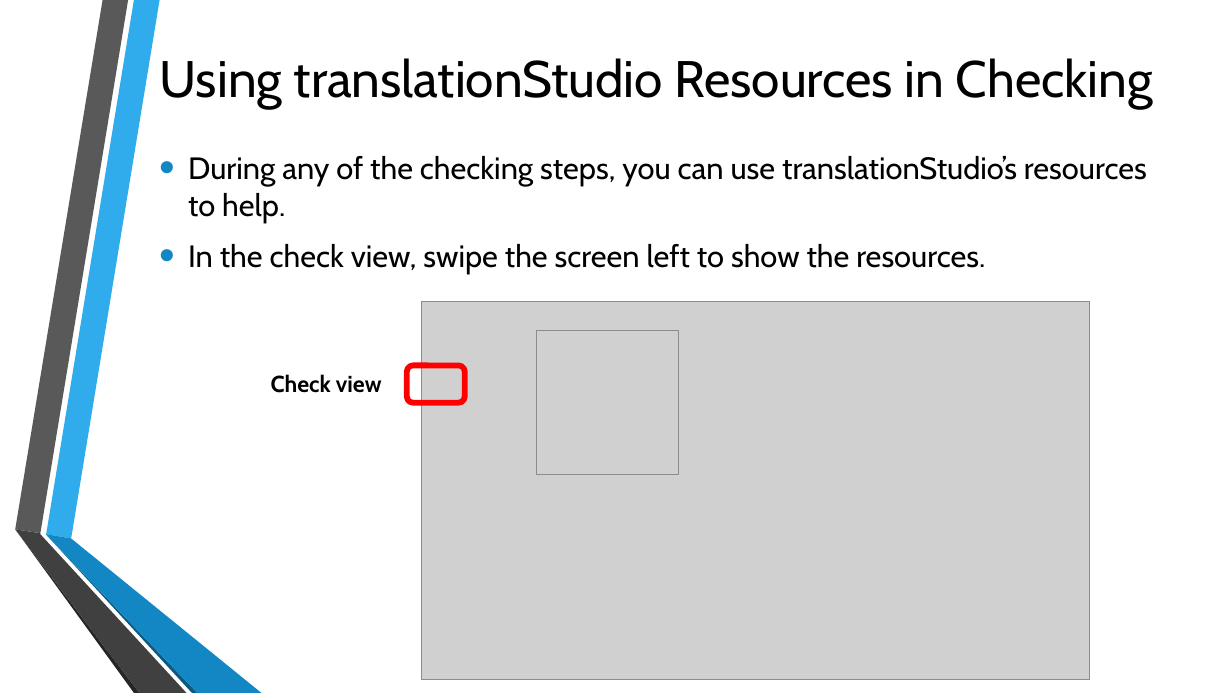
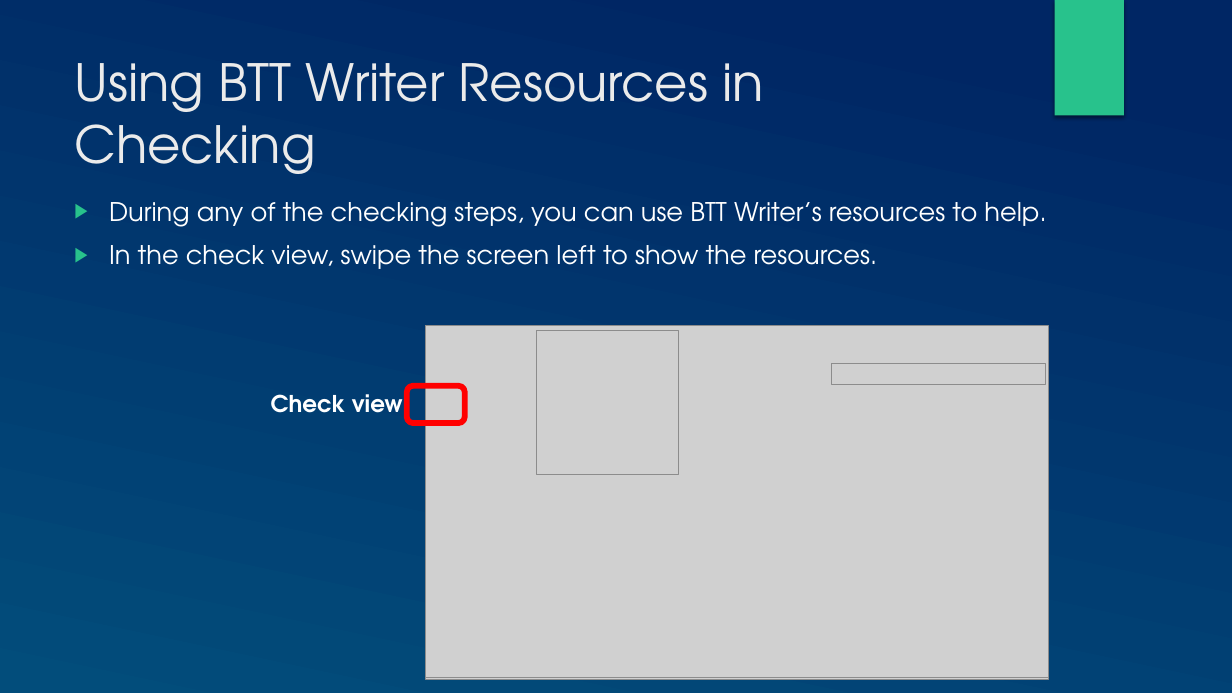
Before and after one commit to mondele/btt-writer-docs, a slide deck: slide 22 of docs/ATranslate.pptx. Drawn at 1232x693 pixels with LibreOffice and Linux fonts; fonts in the diff are those of the drawing; grey boxes stand for pictures; background and template pictures are left out. Boxes give left, top, right and bottom in pixels: in the first picture for what was removed or moved away, otherwise in the second. Text is boxed around its words. In the diff, an @@ line names an element or a change of style, - is before the commit and + after.

```diff
--- a/docs/ATranslate.pptx
+++ b/docs/ATranslate.pptx
@@ background picture (left out) to gradient #002664 to #024E7B @@
@@ rectangle added at [1055, 0, 1124, 116], fill #28C28C @@
@@ title "Using BTT Writer Resources in ..." at [75, 63, 764, 174]: vertical alignment middle to top @@
@@ title at [75, 63, 764, 174]: text changed; font Cabin to TeX Gyre Adventor; text colour #000000 to #EBEBEB @@
-Using translationStudio Resources in Checking
+Using BTT Writer Resources in Checking
@@ text "During any of the checking ...": place and size @@
-text "During any of the checking ..." at [188, 156, 1147, 273]
+text "During any of the checking ..." at [109, 202, 1046, 269]
@@ text at [109, 202, 1046, 227]: text changed; size 24 to 20 pt; font Cabin to TeX Gyre Adventor; text colour #000000 to #FFFFFF @@
-• During any of the checking steps, you can use translationStudio’s resources to help.
+▶ During any of the checking steps, you can use BTT Writer’s resources to help.
@@ text at [109, 245, 878, 269]: size 24 to 20 pt, font Cabin to TeX Gyre Adventor, text colour #000000 to #FFFFFF in "In the check view, swipe the screen ..."; bullet • to ▶; bullet colour #1287C3 to #28C28C @@
@@ picture: place and size @@
-picture at [426, 302, 1091, 680]
+picture at [426, 325, 1049, 677]
@@ picture: place and size @@
-picture at [421, 302, 1091, 680]
+picture at [426, 327, 1049, 679]
@@ text "Check view": place and size @@
-text "Check view" at [271, 374, 382, 393]
+text "Check view" at [271, 394, 403, 413]
@@ text "Check view" at [271, 394, 403, 413]: font Cabin to TeX Gyre Adventor, text colour #000000 to #FFFFFF @@
@@ rounded rectangle: place and size @@
-rounded rectangle at [407, 366, 465, 403]
+rounded rectangle at [407, 386, 465, 423]
@@ picture added at [832, 364, 1045, 385] @@
@@ group removed at [15, 0, 262, 693]: 6 freeform shapes @@
```
Also in this commit, not shown: 33 other slides changed, 17 other files.
